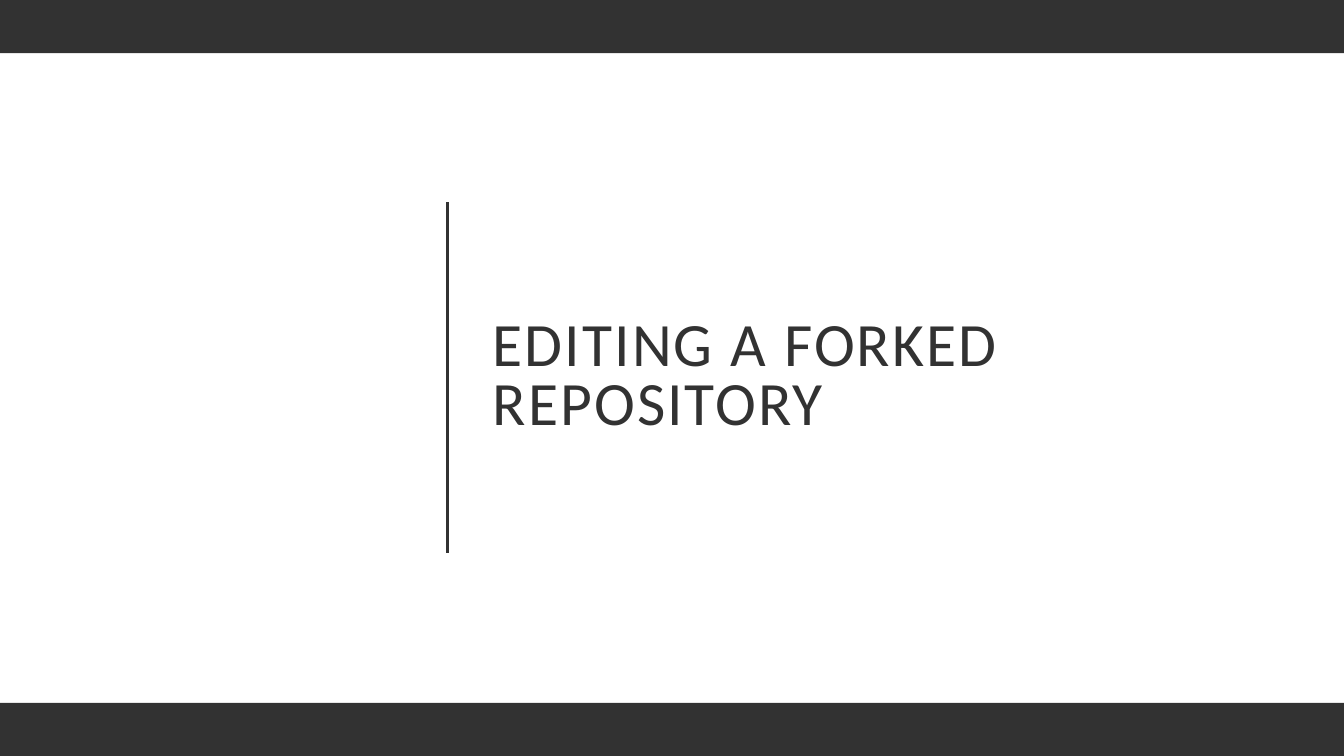
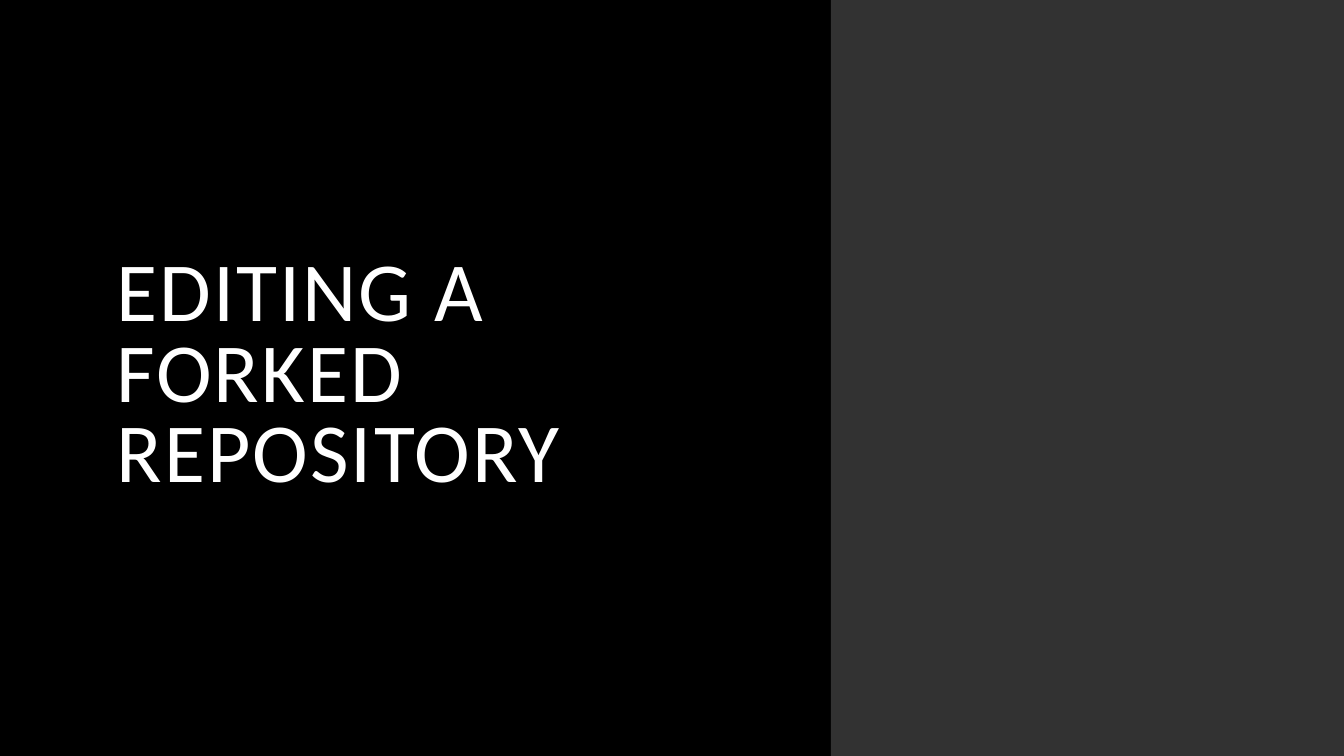
Before and after one commit to hexa-decim8/ISBPM, a slide deck: slide 11 of Class_Materials/Week_4/Day_2_Github_Day_2_WIP/ISBPM Github Day 2.pptx. Drawn at 1344x756 pixels with LibreOffice and Linux fonts; fonts in the diff are those of the drawing; background and template pictures are left out. Boxes give left, top, right and bottom in pixels: in the first picture for what was removed or moved away, otherwise in the second. Text is boxed around its words. In the diff, an @@ line names an element or a change of style, - is before the commit and + after.

```diff
--- a/Class_Materials/Week_4/Day_2_Github_Day_2_WIP/ISBPM Github Day 2.pptx
+++ b/Class_Materials/Week_4/Day_2_Github_Day_2_WIP/ISBPM Github Day 2.pptx
@@ rectangle at (x1=0, y1=19, x2=1344, y2=201): fill #000000 to #FFFFFF @@
@@ rectangle removed at (x1=0, y1=0, x2=1344, y2=53) @@
@@ rectangle added at (x1=0, y1=0, x2=831, y2=756), fill #000000 @@
@@ rectangle added at (x1=831, y1=0, x2=1344, y2=756), fill #323232 @@
@@ title "EDITING A FORKED REPOSITORY" moved from (x1=493, y1=326, x2=996, y2=426) to (x1=116, y1=266, x2=559, y2=483) @@
@@ title "EDITING A FORKED REPOSITORY" at (x1=116, y1=266, x2=559, y2=483): size 44 to 60 pt, text colour #323232 to #FFFFFF @@
@@ line removed from (448, 203) to (448, 554) @@
@@ rectangle resized from (x1=0, y1=0, x2=1344, y2=756) to (x1=0, y1=227, x2=1344, y2=429) @@
@@ rectangle removed at (x1=0, y1=227, x2=1344, y2=429) @@
@@ rectangle removed at (x1=0, y1=703, x2=1344, y2=756) @@
```
Also in this commit, not shown: 32 other slides changed, 1 slide added, 2 slides removed, 1 other file.
